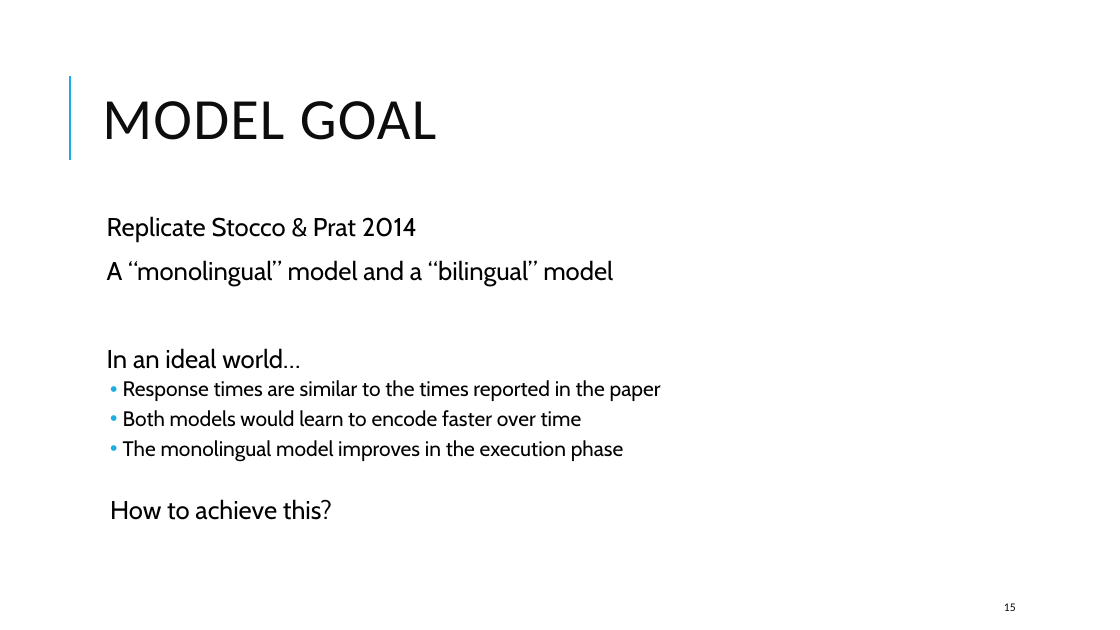
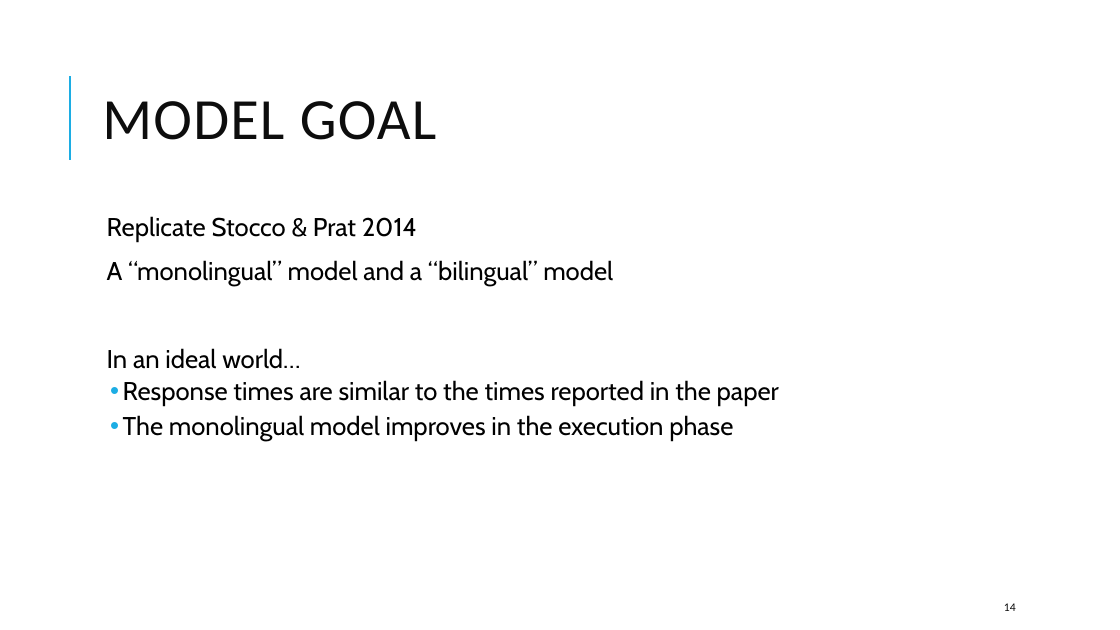
Before and after one commit to UWCCDL/ACTR_RITL, a slide deck: slide 14 of Presentation_August17_CMdeBlecourt_s2188813.pptx (slide 15 before the commit). Drawn at 1120x630 pixels with LibreOffice and Linux fonts; fonts in the diff are those of the drawing. Boxes give left, top, right and bottom in pixels: in the first picture for what was removed or moved away, otherwise in the second. Text is boxed around its words. In the diff, an @@ line names an element or a change of style, - is before the commit and + after.

```diff
--- a/Presentation_August17_CMdeBlecourt_s2188813.pptx
+++ b/Presentation_August17_CMdeBlecourt_s2188813.pptx
@@ text at [123,380,779,441]: size 18 to 22 pt in "Response times are similar to the times ...", "The monolingual model improves in the execution ..." @@
@@ text at [123,410,582,427]: paragraph removed @@
-  • Both models would learn to encode faster over time
@@ text at [110,499,332,520]: paragraph removed @@
-  How to achieve this?
@@ page number at [1004,603,1016,611]: text changed @@
-15
+14
```
Also in this commit, not shown: 13 other slides changed, 9 slides added, 8 slides removed.
